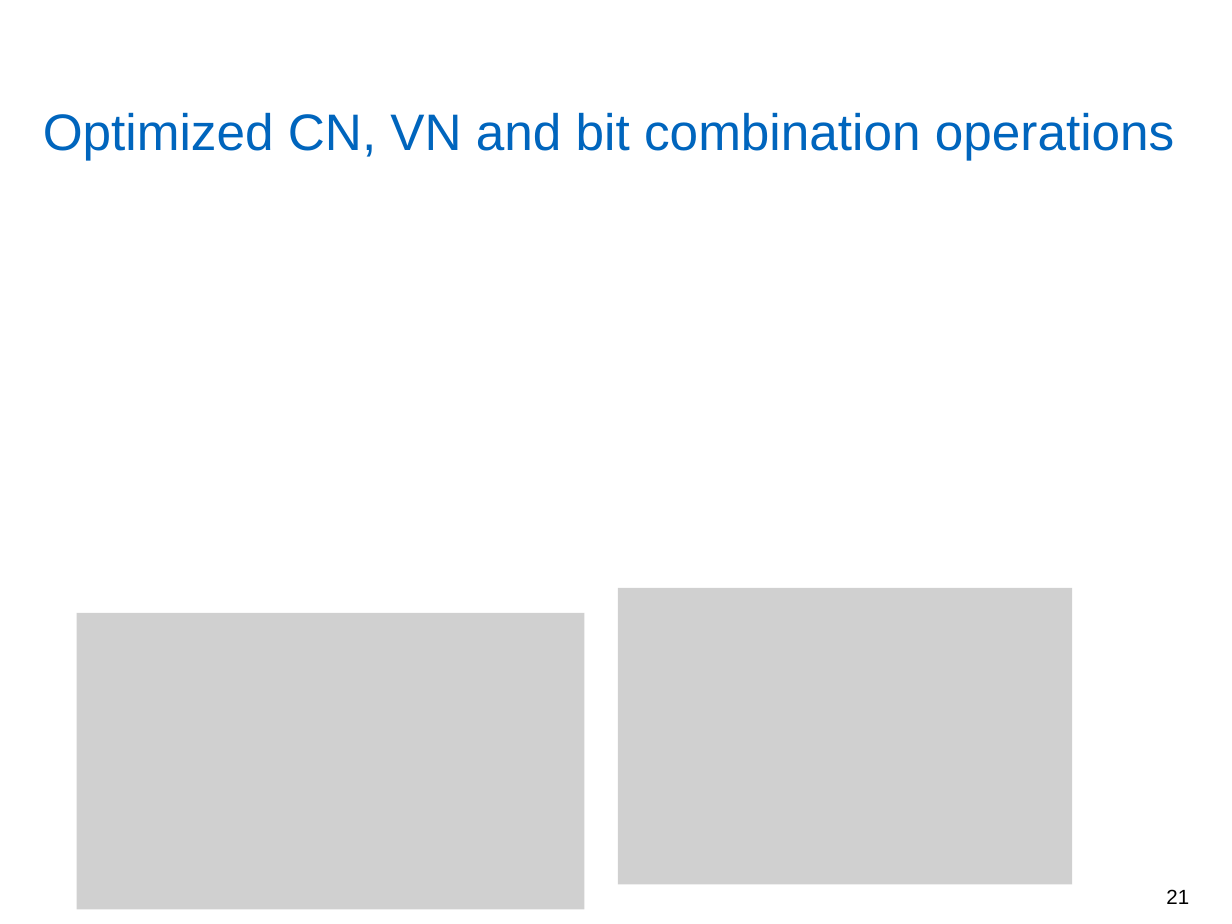
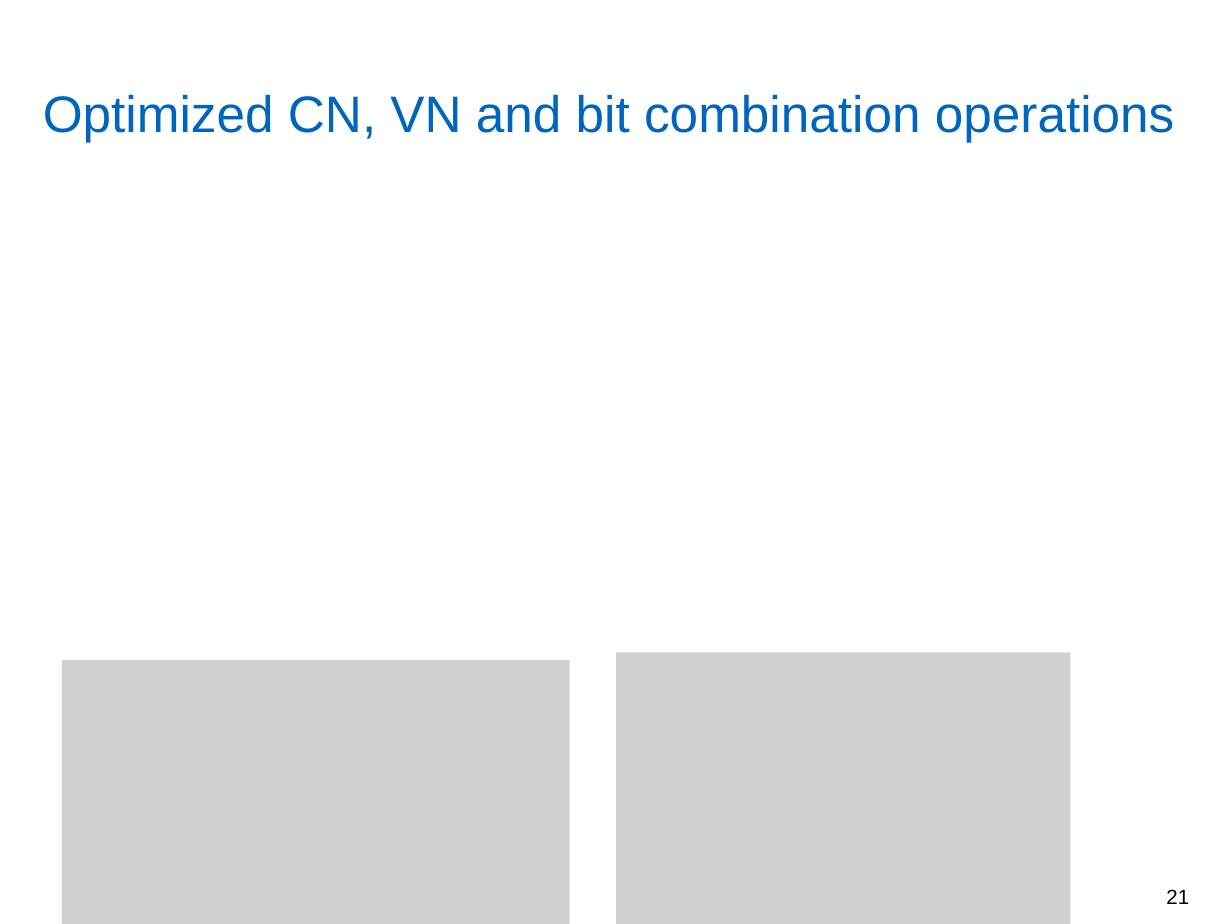
Before and after one commit to yadhu1961/thesis_5GPolorCodes, a slide deck: slide 21 of final_presentation/finalPpt1.1.pptx. Drawn at 1232x924 pixels with LibreOffice and Linux fonts; fonts in the diff are those of the drawing; grey boxes stand for pictures; background and template pictures are left out. Boxes give left, top, right and bottom in pixels: in the first picture for what was removed or moved away, otherwise in the second. Text is boxed around its words. In the diff, an @@ line names an element or a change of style, - is before the commit and + after.

```diff
--- a/final_presentation/finalPpt1.1.pptx
+++ b/final_presentation/finalPpt1.1.pptx
@@ title "Optimized CN, VN and bit ...": place and size @@
-title "Optimized CN, VN and bit ..." at (43,112,1175,160)
+title "Optimized CN, VN and bit ..." at (43,94,1175,142)
@@ picture: place and size @@
-picture at (617,588,1072,885)
+picture at (616,653,1071,924)
@@ picture: place and size @@
-picture at (76,614,584,910)
+picture at (62,660,569,924)
```
Also in this commit, not shown: 13 other slides changed, 2 other files.
